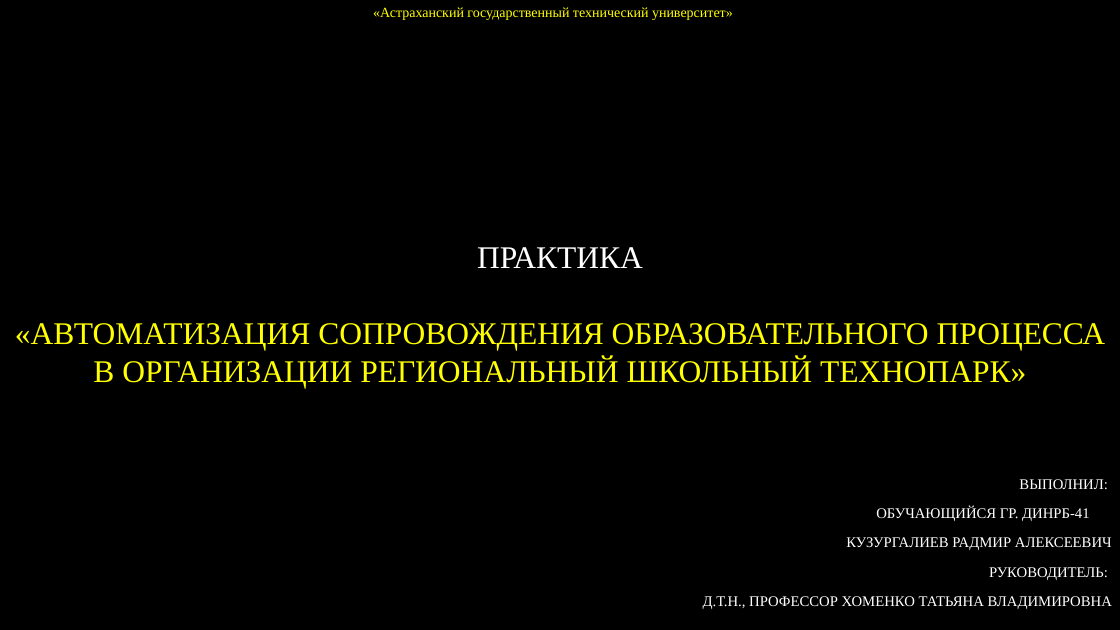
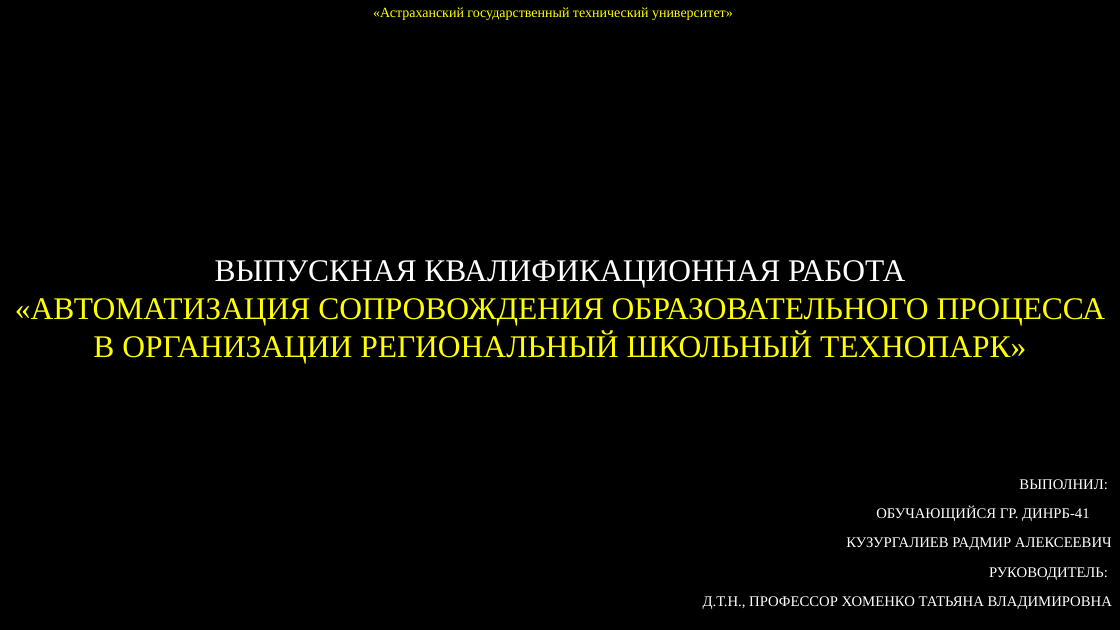
Before and after one commit to RAdKuzur/ASTU, a slide deck: slide 1 of Дипломная работа/Консультации Хоменко/Презентация.pptx. Drawn at 1120x630 pixels with LibreOffice and Linux fonts; fonts in the diff are those of the drawing; background and template pictures are left out. Boxes give left, top, right and bottom in pixels: in the first picture for what was removed or moved away, otherwise in the second. Text is boxed around its words. In the diff, an @@ line names an element or a change of style, - is before the commit and + after.

```diff
--- a/Дипломная работа/Консультации Хоменко/Презентация.pptx
+++ b/Дипломная работа/Консультации Хоменко/Презентация.pptx
@@ title at [15, 260, 1106, 363]: text changed @@
-ПРАКТИКА
-«АВТОМАТИЗАЦИЯ СОПРОВОЖДЕНИЯ ОБРАЗОВАТЕЛЬНОГО ПРОЦЕССА В ОРГАНИЗАЦИИ РЕГИОНАЛЬНЫЙ ШКОЛЬНЫЙ ТЕХНОПАРК»
+ВЫПУСКНАЯ КВАЛИФИКАЦИОННАЯ РАБОТА
+«АВТОМАТИЗАЦИЯ СОПРОВОЖДЕНИЯ ОБРАЗОВАТЕЛЬНОГО ПРОЦЕССА В ОРГАНИЗАЦИИ РЕГИОНАЛЬНЫЙ ШКОЛЬНЫЙ ТЕХНОПАРК»
```
Also in this commit, not shown: 1 other file.
